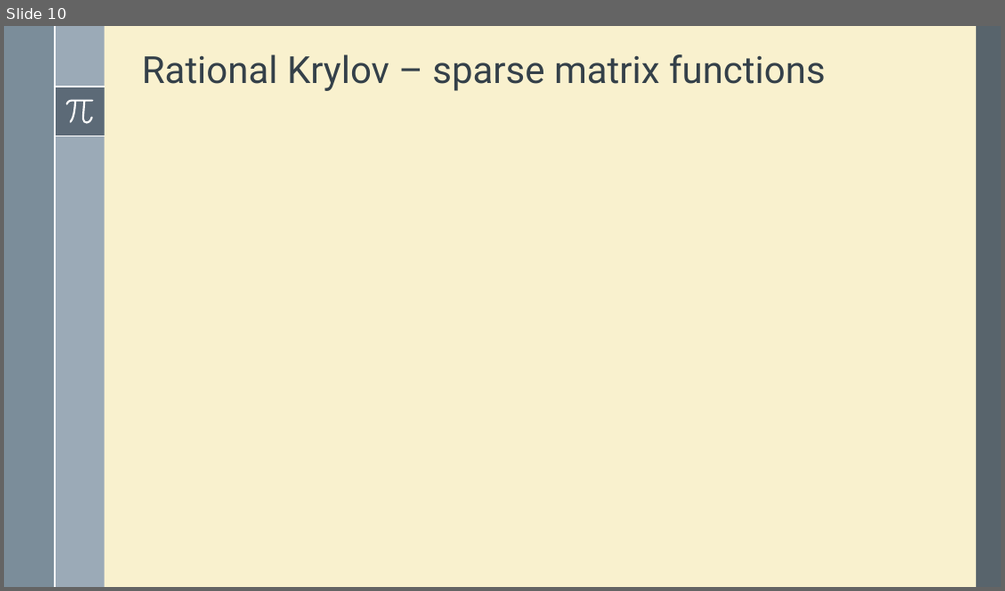
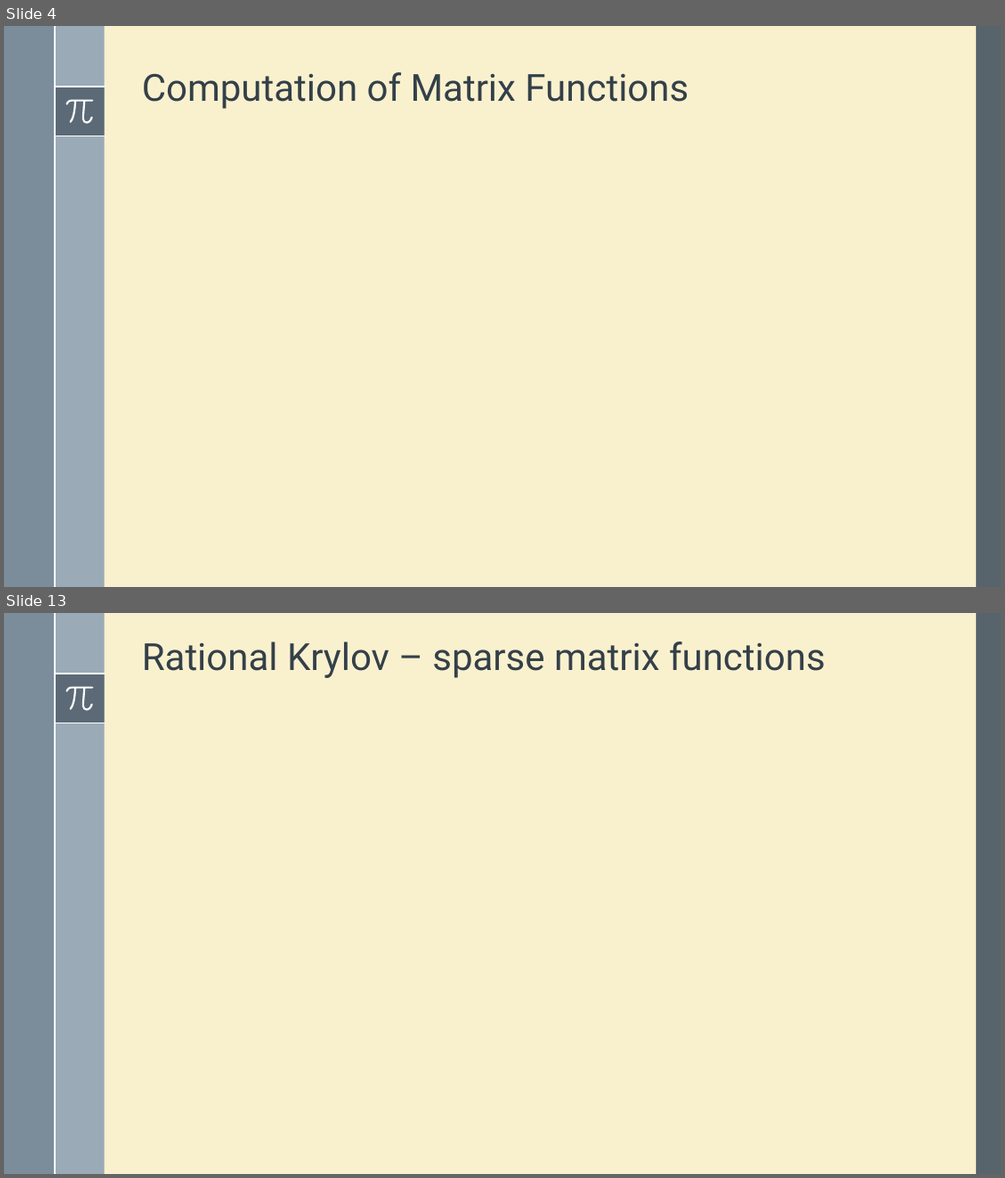
Before and after one commit to robzan8/MatFun.jl, a slide deck: docs/slides pd2ggaln/MatFun.pptx. Shown one above the other, each under a label of ours: slide 10 before the commit, slides 4 and 13 after it; the slides between them are not shown. The pictures are 1005x591 and 1005x1178 pixels, drawn with LibreOffice and Linux fonts; fonts in the diff are those of the drawing; grey boxes stand for pictures. Boxes give left, top, right and bottom in pixels: in the first picture for what was removed or moved away, otherwise in the second. Text is boxed around its words. In the diff, an @@ line names an element or a change of style, - is before the commit and + after.

```diff
--- a/docs/slides pd2ggaln/MatFun.pptx
+++ b/docs/slides pd2ggaln/MatFun.pptx
@@ slide 4 added at [4,26,1001,587], background #F9F1CE; not listed: 8 template elements that a slide beside it also shows @@
@@ title added at [142,72,688,109], 36 pt, text #35404A @@
+Computation of Matrix Functions
@@ what was slide 10 is now slide 13 @@
```
Also in this commit, not shown: 11 slides changed, 5 other slides added, 1 slide removed, 4 other files.
